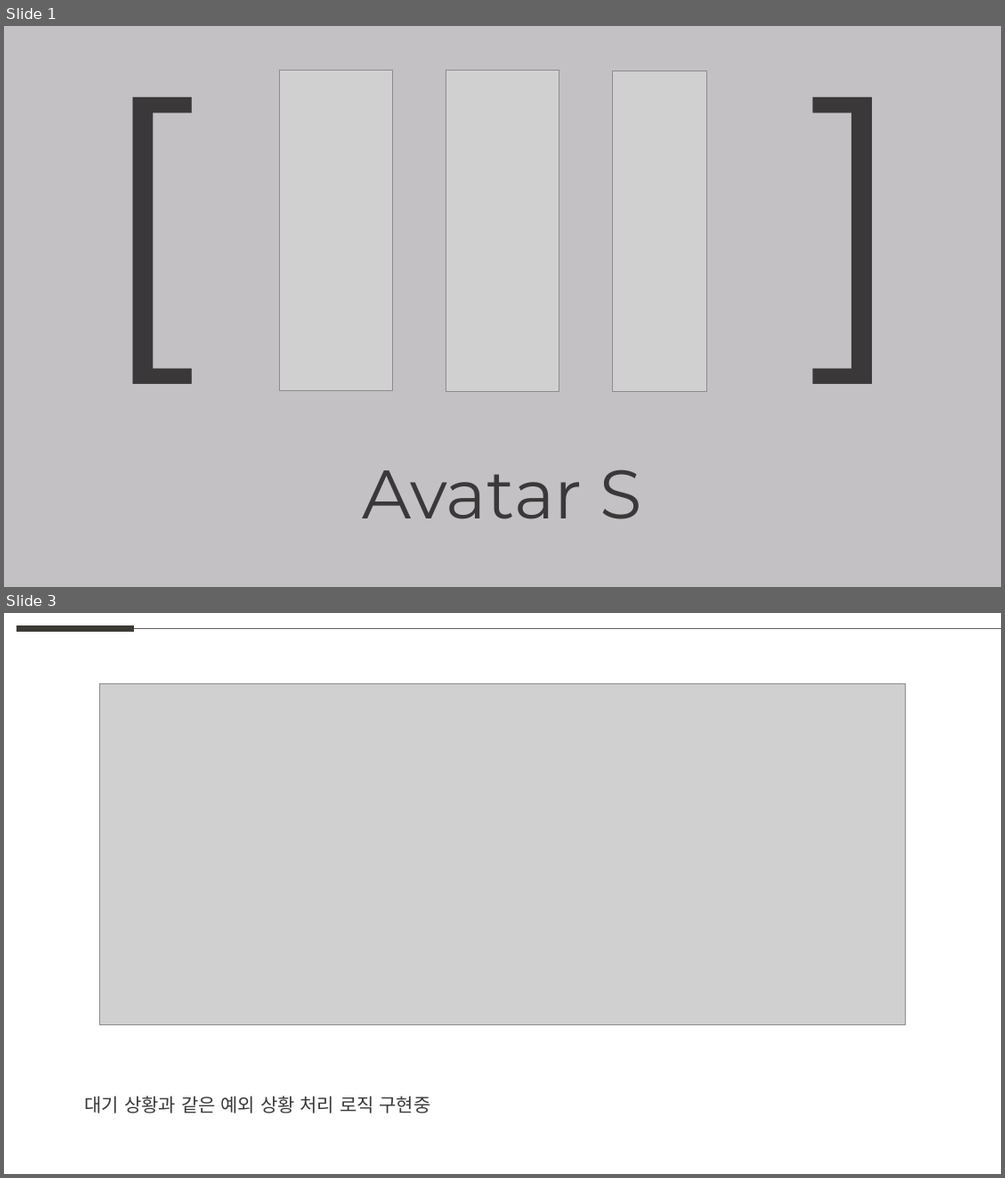
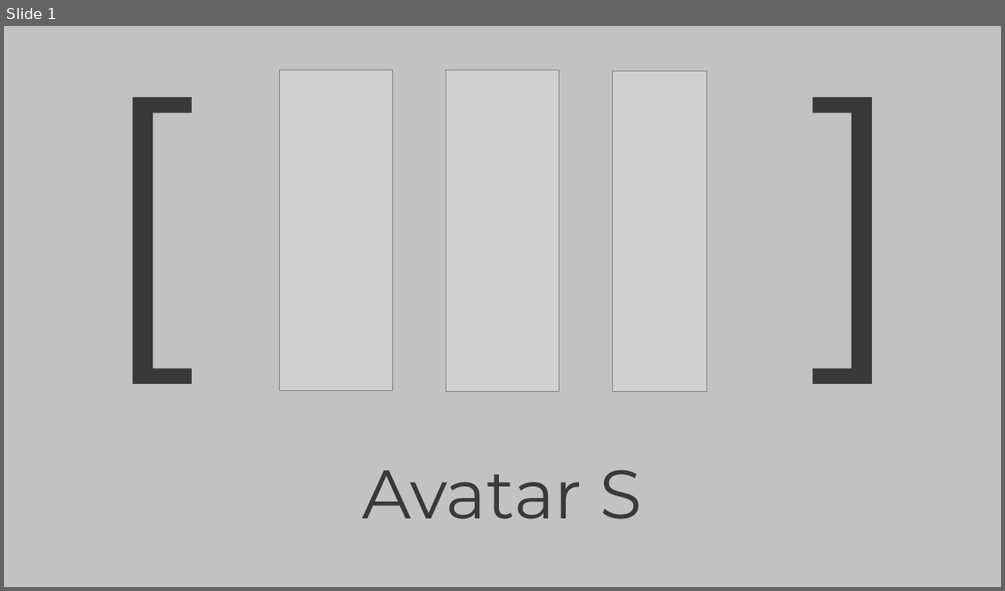
Before and after one commit to weaknessHero/Project_AvatarS, a slide deck: 발표자료/업데이트/LJHPPT.pptx. Shown one above the other, each under a label of ours: slides 1 and 3 before the commit, slide 1 after it; the slides between them are not shown. The pictures are 1005x1178 and 1005x591 pixels, drawn with LibreOffice and Linux fonts; fonts in the diff are those of the drawing; grey boxes stand for pictures. Boxes give left, top, right and bottom in pixels: in the first picture for what was removed or moved away, otherwise in the second. Text is boxed around its words. In the diff, an @@ line names an element or a change of style, - is before the commit and + after.

```diff
--- a/발표자료/업데이트/LJHPPT.pptx
+++ b/발표자료/업데이트/LJHPPT.pptx
@@ slide 3 removed at box(4, 613, 1001, 1174), background #FFFFFF @@
@@ line removed from (16, 629) to (134, 629) @@
@@ line removed from (134, 629) to (1001, 629) @@
@@ picture removed at box(99, 684, 905, 1025) @@
@@ text removed at box(85, 1095, 431, 1113) @@
-대기 상황과 같은 예외 상황 처리 로직 구현중
```
Also in this commit, not shown: 3 slides added, 2 other slides removed.
